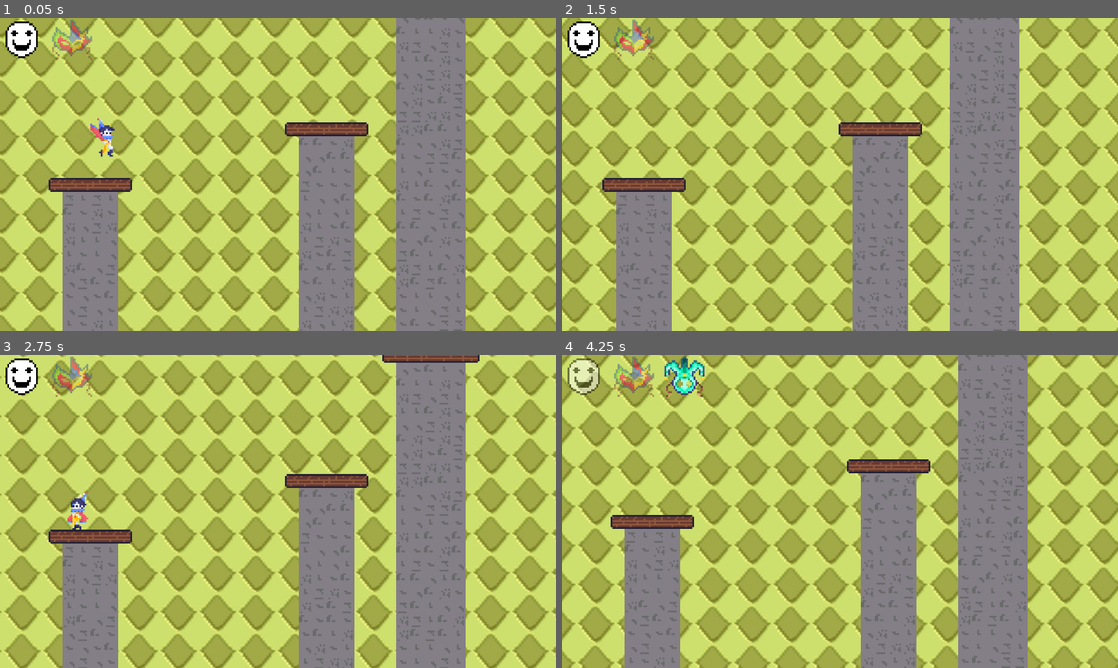
Above: before the commit, frames 1-4 (two rows, left to right).
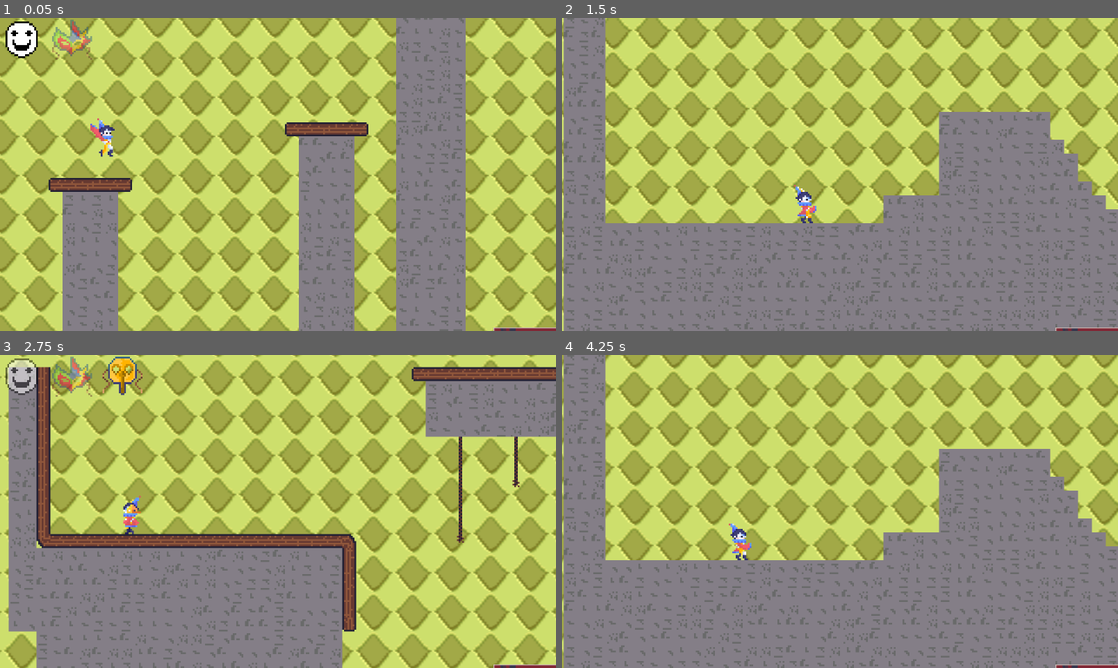
Above: after the commit, the same moments.

Repository: MicroFrogStudios/GGJ2026
Game: Godot game, scene res://scenes/levels/MainMenu.tscn
The game is run twice, just before and just after one commit, with the same random seed, the same clock (stepped at 60 frames per second) and the same inputs. This scene is started directly instead of the project's main scene.
Inputs:
- Up to frame 1 (0.05 s): no input
- Up to frame 2 (1.5 s): hold 1 (gotomask1) 0.53-1.28 s; hold D (move_right) from 0.53 s (still down); tap Space (jump) at 0.77 s; tap 2 (gotomask2) at 1.35 s
- Up to frame 3 (2.75 s): tap Space (jump) at 1.52 s; release D (move_right) at 2.03 s; hold A (move_left) from 2.03 s (still down); hold 3 (gotomask3) from 2.03 s (still down)
- Up to frame 4 (4.25 s): release A (move_left) at 2.78 s; release 3 (gotomask3) at 2.78 s; hold D (move_right) from 2.78 s (still down); tap 4 (gotomask4) at 2.85 s; tap Space (jump) at 3.02, 3.77 s; hold E (next_mask) from 3.53 s (still down)

The runs differ from the first frame. In frame 1, 0.1% of the frame differs, in the area x 88-100%, y 98-100%; in frame 2, 45%; in frame 3, 43%; in frame 4, 45%, in the area x 0-100%, y 0-100%.

Commit message:
work on main menu

Diff:
--- a/project.godot
+++ b/project.godot
@@ -41,6 +41,14 @@
 
 [input]
 
+ui_accept={
+"deadzone": 0.5,
+"events": [Object(InputEventKey,"resource_local_to_scene":false,"resource_name":"","device":0,"window_id":0,"alt_pressed":false,"shift_pressed":false,"ctrl_pressed":false,"meta_pressed":false,"pressed":false,"keycode":4194309,"physical_keycode":0,"key_label":0,"unicode":0,"location":0,"echo":false,"script":null)
+, Object(InputEventKey,"resource_local_to_scene":false,"resource_name":"","device":0,"window_id":0,"alt_pressed":false,"shift_pressed":false,"ctrl_pressed":false,"meta_pressed":false,"pressed":false,"keycode":4194310,"physical_keycode":0,"key_label":0,"unicode":0,"location":0,"echo":false,"script":null)
+, Object(InputEventKey,"resource_local_to_scene":false,"resource_name":"","device":0,"window_id":0,"alt_pressed":false,"shift_pressed":false,"ctrl_pressed":false,"meta_pressed":false,"pressed":false,"keycode":32,"physical_keycode":0,"key_label":0,"unicode":32,"location":0,"echo":false,"script":null)
+, Object(InputEventJoypadButton,"resource_local_to_scene":false,"resource_name":"","device":-1,"button_index":1,"pressure":0.0,"pressed":false,"script":null)
+]
+}
 prev_mask={
 "deadzone": 0.2,
 "events": [Object(InputEventKey,"resource_local_to_scene":false,"resource_name":"","device":-1,"window_id":0,"alt_press …(192 unchanged characters)…
--- /dev/null
+++ b/resources/UI/style_wacky.tres
@@ -0,0 +1,12 @@
+[gd_resource type="StyleBoxFlat" format=3 uid="uid://ded5p2rkypovp"]
+
+[resource]
+bg_color = Color(0.73333335, 0.9098039, 0.9019608, 0.52156866)
+corner_radius_top_left = 100
+corner_radius_top_right = 100
+corner_radius_bottom_right = 10
+corner_radius_bottom_left = 10
+corner_detail = 1
+shadow_color = Color(0.29494292, 0.025984976, 0.026091356, 0.6)
+shadow_size = 5
+shadow_offset = Vector2(0, -2.205)
--- a/scenes/levels/MainMenu.tscn
+++ b/scenes/levels/MainMenu.tscn
@@ -1,44 +1,45 @@
 [gd_scene format=3 uid="uid://c316m6ovwsluh"]
 
 [ext_resource type="Script" uid="uid://cjt67v6p6myp7" path="res://scripts/main_menu.gd" id="1_bqqt6"]
-[ext_resource type="Texture2D" uid="uid://bsp4v6movp1mx" path="res://assets/sprites/coin.png" id="1_l6cm7"]
 [ext_resource type="FontFile" uid="uid://bns1jbsems433" path="res://assets/fonts/PixelOperator8-Bold.ttf" id="2_ekxnf"]
+[ext_resource type="Texture2D" uid="uid://dl0pf8iothpf3" path="res://assets/sprites/placeholder_bk.png" id="2_hyrlu"]
+[ext_resource type="StyleBox" uid="uid://ded5p2rkypovp" path="res://resources/UI/style_wacky.tres" id="3_agb1x"]
 
 [sub_resource type="StyleBoxTexture" id="StyleBoxTexture_ekxnf"]
-texture = ExtResource("1_l6cm7")
-modulate_color = Color(0.29072073, 0.2907207, 0.2907207, 1)
+texture = ExtResource("2_hyrlu")
 
-[sub_resource type="StyleBoxFlat" id="StyleBoxFlat_vue75"]
-bg_color = Color(0.8883041, 0.9043927, 0.7591208, 1)
-corner_radius_top_left = 24
-corner_radius_top_right = 24
-corner_radius_bottom_right = 24
-corner_radius_bottom_left = 24
+[sub_resource type="StyleBoxFlat" id="StyleBoxFlat_ue4lf"]
+bg_color = Color(0.8777911, 0.8662518, 0.8478691, 1)
+corner_radius_top_left = 100
+corner_radius_top_right = 100
+corner_radius_bottom_right = 10
+corner_radius_bottom_left = 10
+corner_detail = 1
+shadow_color = Color(0.29494292, 0.025984976, 0.026091356, 0.6)
 shadow_size = 5
+shadow_offset = Vector2(0, -2.205)
 
-[sub_resource type="StyleBoxFlat" id="StyleBoxFlat_ekxnf"]
-bg_color = Color(0.85273606, 0.55570775, 0.4183549, 1)
-corner_radius_top_left = 24
-corner_radius_top_right = 24
-corner_radius_bottom_right = 24
-corner_radius_bottom_left = 24
-expand_margin_left = 2.0
-expand_margin_top = 2.0
-expand_margin_right = 2.0
-expand_margin_bottom = 2.0
+[sub_resource type="StyleBoxFlat" id="StyleBoxFlat_agb1x"]
+bg_color = Color(0.61540085, 0.93510807, 0.9334907, 0.5176471)
+corner_radius_top_left = 100
+corner_radius_top_right = 100
+corner_radius_bottom_right = 10
+corner_radius_bottom_left = 10
+corner_detail = 1
+shadow_color = Color(0.29494292, 0.025984976, 0.026091356, 0.6)
 shadow_size = 5
+shadow_offset = Vector2(0, -2.205)
 
-[sub_resource type="StyleBoxFlat" id="StyleBoxFlat_bqqt6"]
-bg_color = Color(0.85273606, 0.55570775, 0.4183549, 1)
-corner_radius_top_left = 24
-corner_radius_top_right = 24
-corner_radius_bottom_right = 24
-corner_radius_bottom_left = 24
-expand_margin_left = 2.0
-expand_margin_top = 2.0
-expand_margin_right = 2.0
-expand_margin_bottom = 2.0
+[sub_resource type="StyleBoxFlat" id="StyleBoxFlat_7rblo"]
+bg_color = Color(0.93761474, 0.8472896, 0.8027698, 1)
+corner_radius_top_left = 100
+corner_radius_top_right = 100
+corner_radius_bottom_right = 10
+corner_radius_bottom_left = 10
+corner_detail = 1
+shadow_color = Color(0.29494292, 0.025984976, 0.026091356, 0.6)
 shadow_size = 5
+shadow_offset = Vector2(0, -2.205)
 
 [node name="MainMenu" type="Control" unique_id=1798618166]
 layout_mode = 3
@@ -47,6 +48,7 @@
 anchor_bottom = 1.0
 grow_horizontal = 2
 grow_vertical = 2
+focus_mode = 2
 script = ExtResource("1_bqqt6")
 
 [node name="background" type="Panel" parent="." unique_id=636931330]
@@ -60,52 +62,60 @@
 grow_vertical = 2
 theme_override_styles/panel = SubResource("StyleBoxTexture_ekxnf")
 
-[node name="startbutton" type="Button" parent="." unique_id=1181570988]
+[node name="startbutton" type="Button" parent="." unique_id=1181570988 node_paths=PackedStringArray("shortcut_context")]
 layout_mode = 1
 anchors_preset = 8
 anchor_left = 0.5
 anchor_top = 0.5
 anchor_right = 0.5
 anchor_bottom = 0.5
-offset_left = -98.0
-offset_top = -36.0
-offset_right = 100.0
-offset_bottom = 31.0
+offset_left = 24.0
+offset_top = -2.0
+offset_right = 98.0
+offset_bottom = 23.0
 grow_horizontal = 2
 grow_vertical = 2
 size_flags_vertical = 3
+focus_neighbor_top = NodePath("../quitbutton")
+focus_neighbor_bottom = NodePath("../quitbutton")
+shortcut_context = NodePath(".")
 theme_override_colors/font_color = Color(0, 0, 0, 1)
 theme_override_colors/font_pressed_color = Color(0.0051989057, 0.005198906, 0.0051989057, 1)
 theme_override_colors/font_hover_color = Color(0, 0, 0, 1)
 theme_override_colors/font_hover_pressed_color = Color(0, 0, 0, 1)
-theme_override_font_sizes/font_size = 48
-theme_override_styles/normal = SubResource("StyleBoxFlat_vue75")
-theme_override_styles/pressed = SubResource("StyleBoxFlat_vue75")
-theme_override_styles/hover = SubResource("StyleBoxFlat_ekxnf")
+theme_override_font_sizes/font_size = 10
+theme_override_styles/normal = ExtResource("3_agb1x")
+theme_override_styles/pressed = ExtResource("3_agb1x")
+theme_override_styles/hover = SubResource("StyleBoxFlat_ue4lf")
+theme_override_styles/focus = SubResource("StyleBoxFlat_agb1x")
 text = "START"
 
 [node name="quitbutton" type="Button" parent="." unique_id=1537832820]
+z_index = 1
 layout_mode = 1
 anchors_preset = 7
 anchor_left = 0.5
 anchor_top = 1.0
 anchor_right = 0.5
 anchor_bottom = 1.0
-offset_left = -67.0
-offset_top = -89.0
-offset_right = 67.75
-offset_bottom = -42.0
+offset_left = 32.0
+offset_top = -52.0
+offset_right = 91.0
+offset_bottom = -34.0
 grow_horizontal = 2
 grow_vertical = 0
 size_flags_vertical = 3
+focus_neighbor_top = NodePath("../startbutton")
+focus_neighbor_bottom = NodePath("../startbutton")
 theme_override_colors/font_color = Color(0, 0, 0, 1)
 theme_override_colors/font_pressed_color = Color(0.0051989057, 0.005198906, 0.0051989057, 1)
 theme_override_colors/font_hover_color = Color(0, 0, 0, 1)
 theme_override_colors/font_hover_pressed_color = Color(0, 0, 0, 1)
-theme_override_font_sizes/font_size = 24
-theme_override_styles/normal = SubResource("StyleBoxFlat_vue75")
-theme_override_styles/pressed = SubResource("StyleBoxFlat_vue75")
-theme_override_styles/hover = SubResource("StyleBoxFlat_bqqt6")
+theme_override_font_sizes/font_size = 10
+theme_override_styles/normal = ExtResource("3_agb1x")
+theme_override_styles/pressed = ExtResource("3_agb1x")
+theme_override_styles/hover = SubResource("StyleBoxFlat_7rblo")
+theme_override_styles/focus = ExtResource("3_agb1x")
 text = "QUIT"
 
 [node name="title" type="Label" parent="." unique_id=430926020]
@@ -113,17 +123,19 @@
 anchors_preset = 5
 anchor_left = 0.5
 anchor_right = 0.5
-offset_left = -328.0
-offset_top = 16.0
-offset_right = 328.5
-offset_bottom = 170.0
+offset_left = -24.0
+offset_top = 8.0
+offset_right = 152.0
+offset_bottom = 80.0
 grow_horizontal = 2
 theme_override_colors/font_shadow_color = Color(0, 0, 0, 1)
 theme_override_constants/shadow_offset_x = 5
 theme_override_constants/shadow_offset_y = 5
 theme_override_fonts/font = ExtResource("2_ekxnf")
-theme_override_font_sizes/font_size = 48
-text = "EPIC GAME"
+theme_override_font_sizes/font_size = 9
+text = "Zanni's
+Last
+Performance"
 horizontal_alignment = 1
 vertical_alignment = 1
 
--- a/scripts/main_menu.gd
+++ b/scripts/main_menu.gd
@@ -3,12 +3,13 @@
 
 # Called when the node enters the scene tree for the first time.
 func _ready() -> void:
-	pass # Replace with function body.
+	$startbutton.grab_focus.call_deferred()
+	pass
 
 
 func _on_startbutton_pressed() -> void:
 	print("Start Button Pressed")
-	get_tree().change_scene_to_packed(load("res://scenes/game.tscn"))
+	gc.load_next_scene()
 
 
 func _on_quitbutton_pressed() -> void:
Binary file added: assets/sprites/placeholder_bk.png
Not shown, added: assets/sprites/placeholder_bk.png.import
